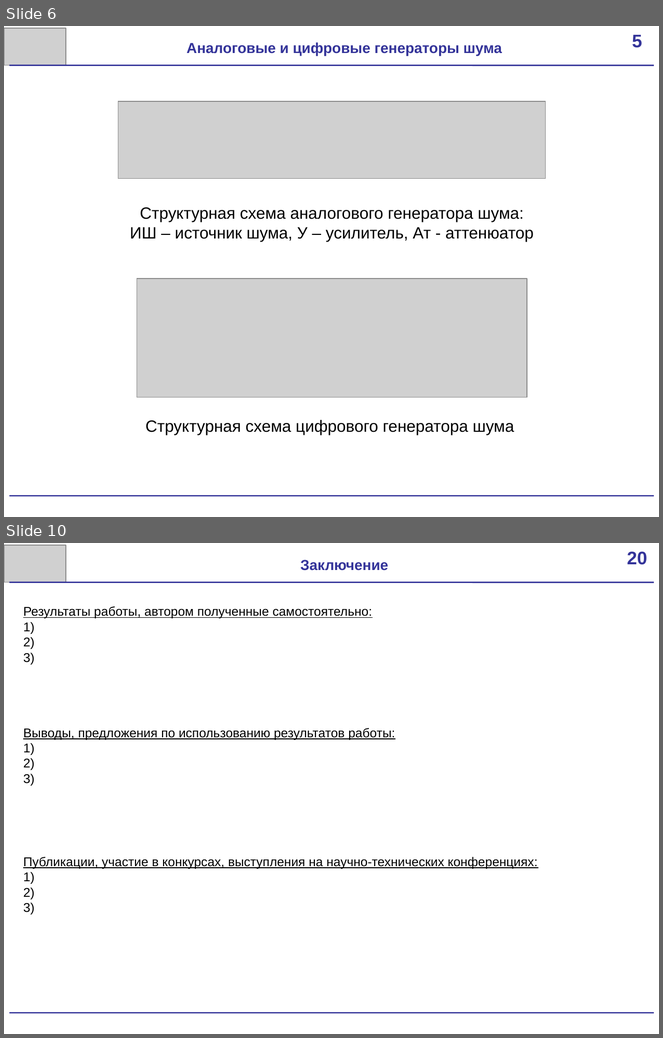
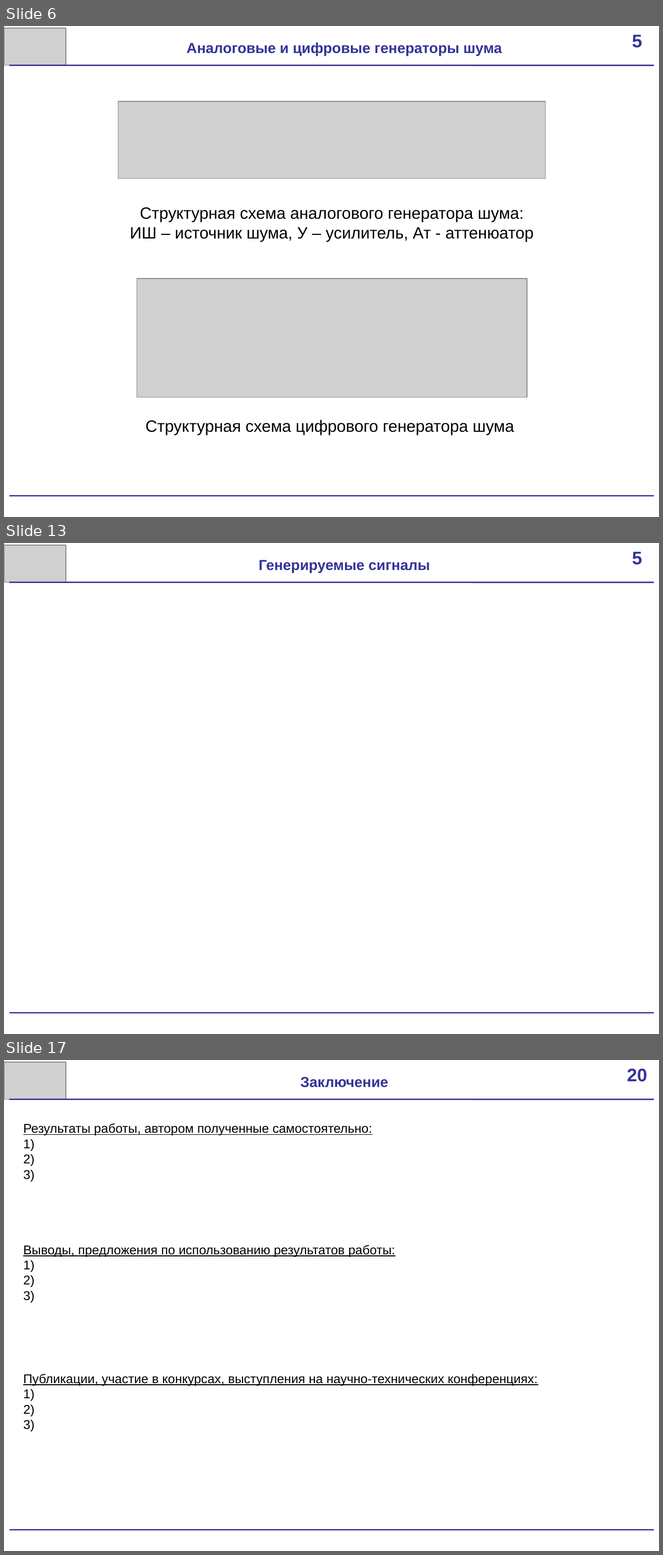
Before and after one commit to scorpion-afi/oscilator, a slide deck: documentation/Presentation.pptx. Shown one above the other, each under a label of ours: slides 6 and 10 before the commit, slides 6, 13 and 17 after it; the slides between them are not shown. The pictures are 663x1038 and 663x1555 pixels, drawn with LibreOffice and Linux fonts; fonts in the diff are those of the drawing; grey boxes stand for pictures. Boxes give left, top, right and bottom in pixels: in the first picture for what was removed or moved away, otherwise in the second. Text is boxed around its words. In the diff, an @@ line names an element or a change of style, - is before the commit and + after.

```diff
--- a/documentation/Presentation.pptx
+++ b/documentation/Presentation.pptx
@@ slide 13 added at box(4, 543, 659, 1034), background #FFFFFF @@
@@ picture added at box(4, 545, 65, 583) @@
@@ rectangle added at box(616, 543, 659, 580), fill #FFFFFF, 20 pt, text #333399, bold @@
+5
@@ text added at box(259, 560, 430, 573), 16 pt, text #333399, bold @@
+Генерируемые сигналы
@@ line added from (9, 583) to (654, 583), #333399 1.5 pt @@
@@ line added from (9, 1014) to (654, 1014), #333399 1.5 pt @@
@@ what was slide 10 is now slide 17 @@
```
Also in this commit, not shown: 2 slides changed, 7 other slides added, 1 slide removed, 2 other files.
